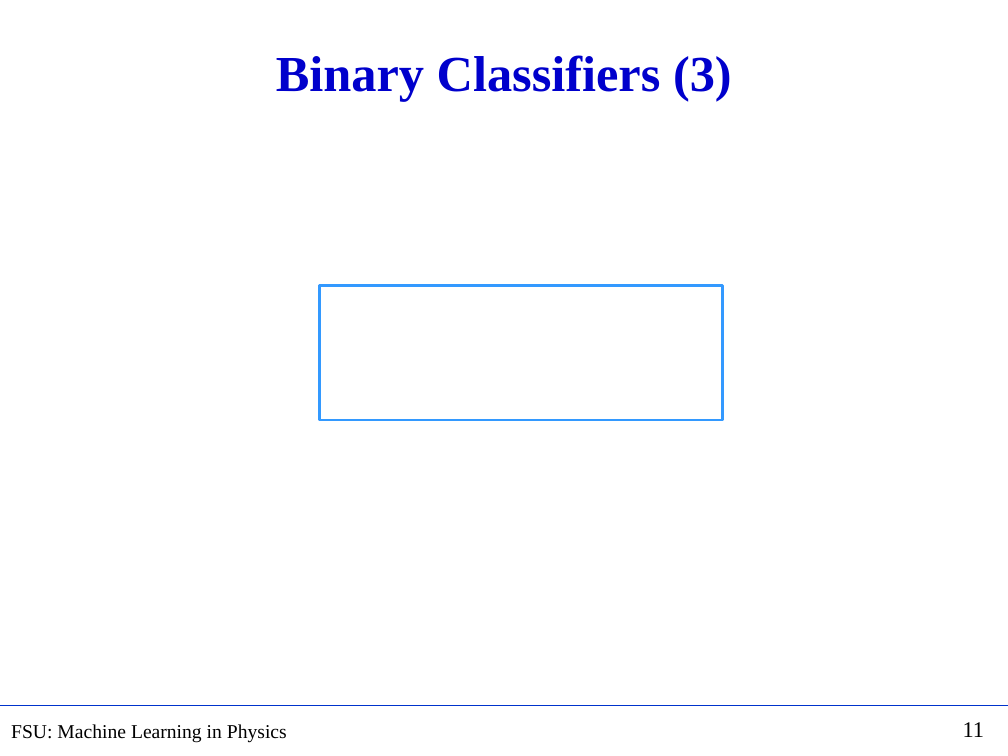
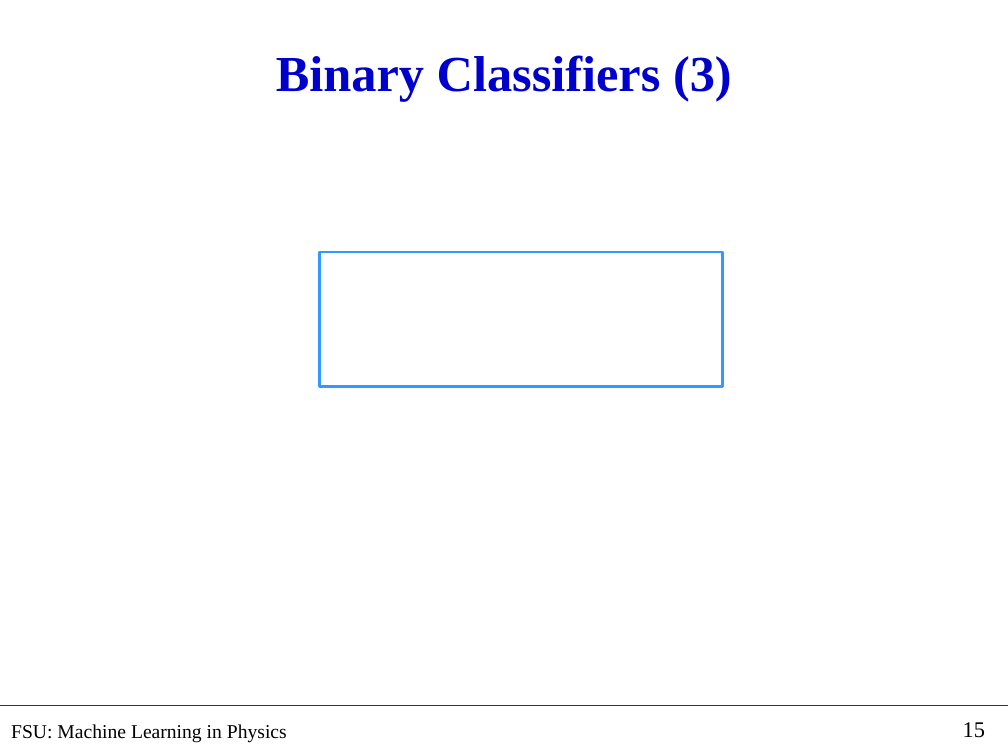
Before and after one commit to hbprosper/mlinphysics, a slide deck: slide 15 of Lectures/01.Foundations/Lecture03.pptx (slide 11 before the commit). Drawn at 1008x756 pixels with LibreOffice and Linux fonts; fonts in the diff are those of the drawing; grey boxes stand for pictures. Boxes give left, top, right and bottom in pixels: in the first picture for what was removed or moved away, otherwise in the second. Text is boxed around its words. In the diff, an @@ line names an element or a change of style, - is before the commit and + after.

```diff
--- a/Lectures/01.Foundations/Lecture03.pptx
+++ b/Lectures/01.Foundations/Lecture03.pptx
@@ rectangle: place and size @@
-rectangle at (320,285,723,419)
+rectangle at (320,252,723,386)
@@ page number at (963,722,985,738): text changed @@
-11
+15
```
Also in this commit, not shown: 2 other slides changed, 8 slides added, 4 slides removed, 5 other files.
